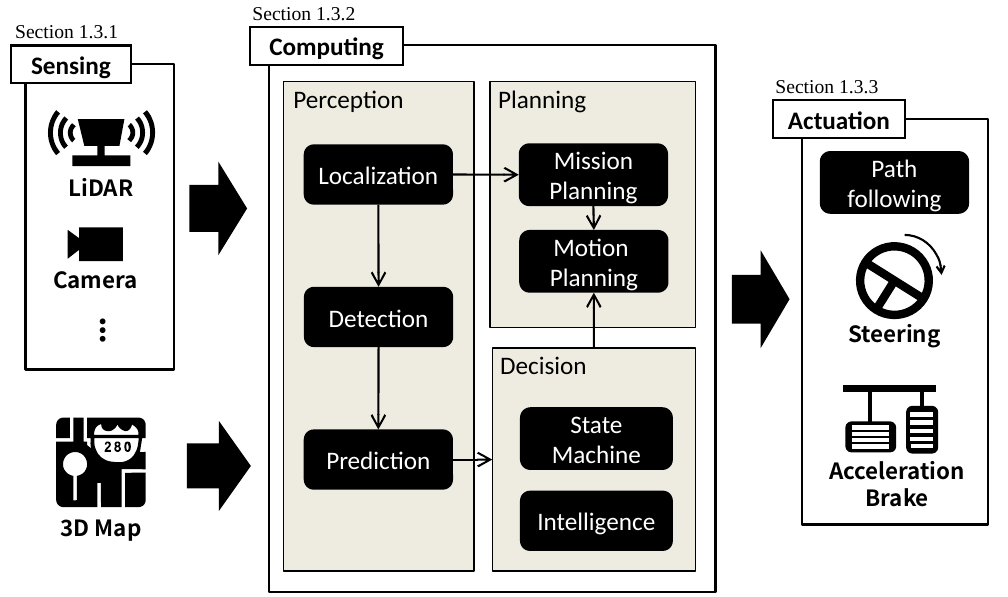
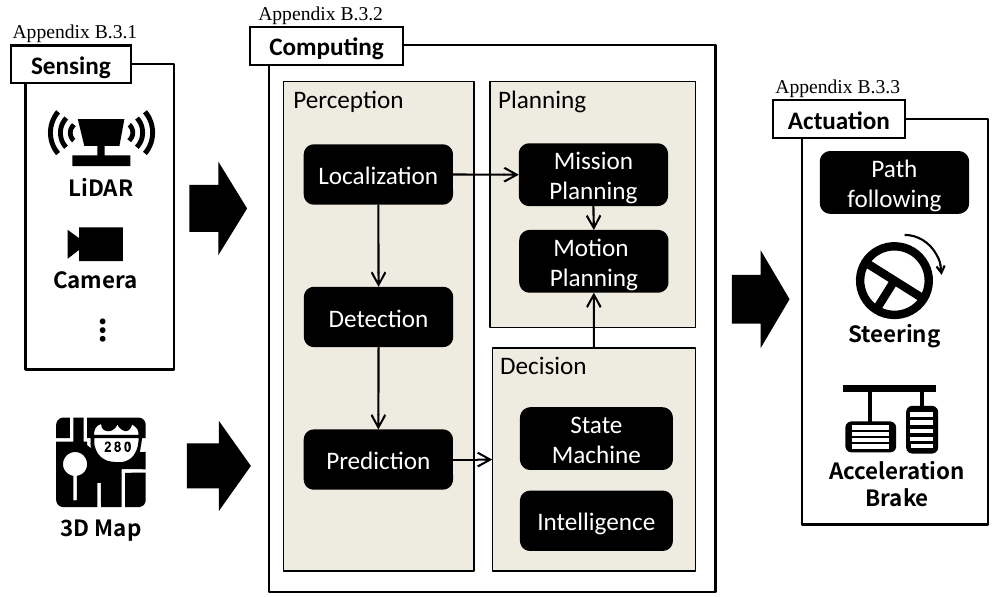
Before and after one commit to m-yuya/master_thesis, a slide deck: slide 1 of figure/Autoware/system_model.pptx. Drawn at 1008x597 pixels with LibreOffice and Linux fonts; fonts in the diff are those of the drawing. Boxes give left, top, right and bottom in pixels: in the first picture for what was removed or moved away, otherwise in the second. Text is boxed around its words. In the diff, an @@ line names an element or a change of style, - is before the commit and + after.

```diff
--- a/figure/Autoware/system_model.pptx
+++ b/figure/Autoware/system_model.pptx
@@ text at (13, 24, 137, 43): text changed @@
-Section 1.3.1
+Appendix B.3.1
@@ text at (258, 6, 383, 25): text changed @@
-Section 1.3.2
+Appendix B.3.2
@@ text at (775, 79, 900, 98): text changed @@
-Section 1.3.3
+Appendix B.3.3
```
Also in this commit, not shown: 10 other files.
